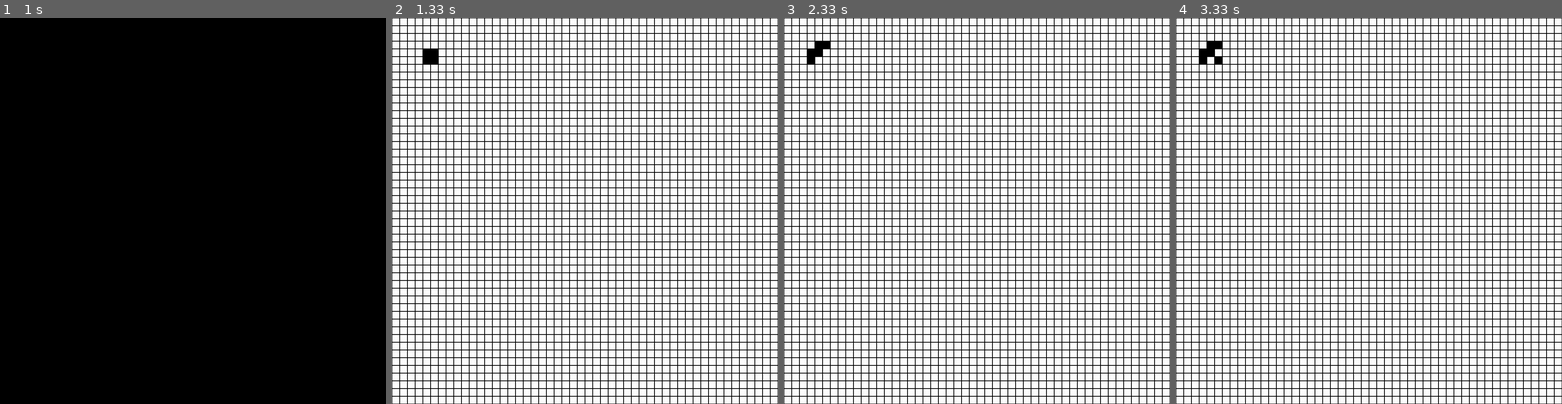
Above: before the commit, frames 1-4 (left to right).
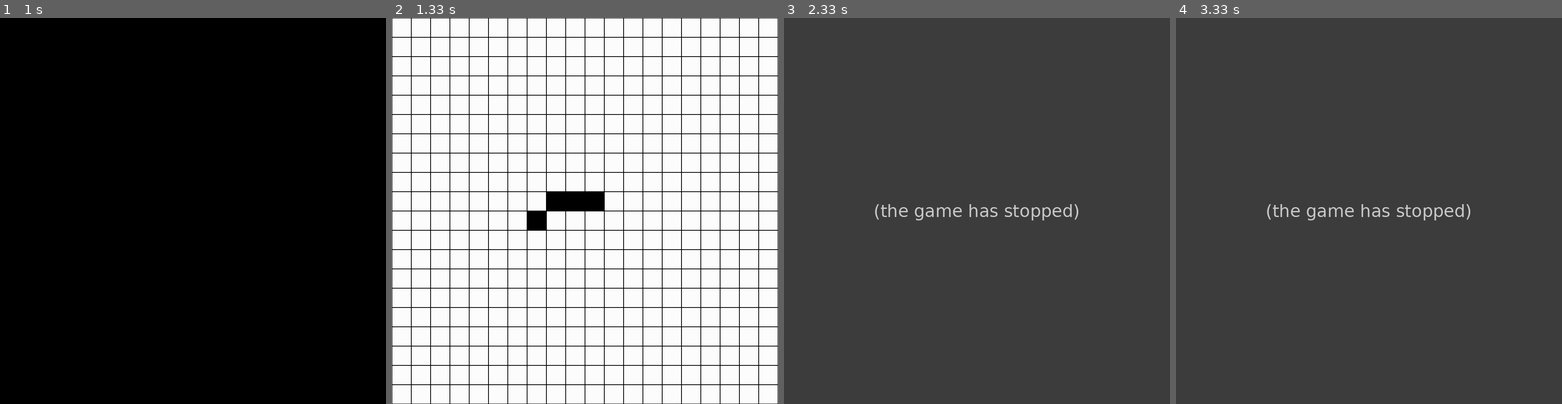
Above: after the commit, the same moments.

Repository: IdhcbIan/Game-Of-Life
Game: pygame game, started from main.py
The game is run twice, just before and just after one commit, with the same random seed, the same clock (stepped at 60 frames per second) and the same inputs.
Inputs:
- Up to frame 1 (1 s): no input
- Up to frame 2 (1.33 s): no input
- Up to frame 3 (2.33 s): no input
- Up to frame 4 (3.33 s): no input

Frame 1 is identical in both runs. In frame 2, 21% of the frame differs, in the area x 0-100%, y 0-100%; in frame 3, 100%; in frame 4, 100%.
Error after the commit: ValueError: list.remove(x): x not in list (main.py line 118); the game stopped at 2 s (later frames are placeholders)

Commit message:
deu errado

Diff:
--- a/main.py
+++ b/main.py
@@ -3,7 +3,7 @@
 
 pygame.init()
 
-blockSize = 20
+blockSize = 50
 
 
 
@@ -27,7 +27,7 @@
 
 pygame.display.set_caption("Conway's Game of Life")
 
-alive = [(5,5), (5,6), (6,5), (6,6)]
+alive = [(9,10), (10,10), (11,10), (8,11)]
 
 vizinhos = []
 
@@ -71,9 +71,9 @@
 
     for i in alive:
             s = str(i).replace('(','').replace(')','').split(', ')
-            [ax, ay] = s
-            x = blockSize*(int(ax)-1)
-            y = blockSize*(int(ay)-1)
+            [dx, dy] = s
+            x = blockSize*(int(dx)-1)
+            y = blockSize*(int(dy)-1)
             pygame.draw.rect(win, (0, 0, 0), (x, y, blockSize, blockSize))
 
 #--------// Rules//------------------------------------------------------------------
@@ -82,19 +82,25 @@
 
 def vis():
   for i in all:
-        s = str(i).replace('(','').replace(')','').split(', ')
-        [fx, fy] = s
+
+        abs = str(i).replace('(','').replace(')','').split(', ')
+        [fx, fy] = abs
         fx = int(fx)
         fy = int(fy)
+
         vizinhos = [(fx-1, fy+1), (fx, fy+1), (fx+1, fy+1), (fx-1, fy), (fx+1, fy), (fx-1, fy-1), (fx, fy-1), (fx+1, fy-1) ]
 
         s = sum(vs in vizinhos for vs in alive)
-        #print(s)
+        if s != 0:
+            print(i, s)
+
+
+
 
         if i in alive:
             if s >= 4:
                 pr_out.append(i)
-            elif s <= 2:
+            elif s < 2:
                 pr_out.append(i)
             elif s == 2 or s == 3:
                 pass
@@ -104,22 +110,26 @@
             else:
                 pass
 
+#>>>>>>>>>>>>>>>>>>>>>>>>>>>>> erroooooo <<<<<<<<<<<<<<<<<<<<<<<<<<<<<<<<<<<<
+
 def compare():
     for i in pr_out:
-        try:
-            alive.remove(i)
-        except ValueError:
-            pass
+        print(i)
+        alive.remove(i)
+        return alive
+
     for i in pr_in:
         if i not in alive:
             alive.append(i)
+            return alive
 
 #--------------------------------------------------------------------------
 
 count()
-#print(all)
+rodada = 1
 
 run = True
+
 
 while run:
     pygame.time.delay(1000)
@@ -130,17 +140,27 @@
     keys = pygame.key.get_pressed()
 
 
+    print(rodada)
+    rodada += 1
+
     win.fill((255, 255, 255))
     drawGrid()
-    draw()
+
 
     s = [ax, ay]
     ax = int(ax)
     ay = int(ay)
-    alive.append((ax-1, ay-1))
+    #alive.append((ax-1, ay-1))
 
+    print(alive)
+    draw()
     vis()
     compare()
+
+
+
+    #print(alive)
+    #draw()
     pygame.display.update()
 
 
--- a/test.py
+++ b/test.py
@@ -1,11 +1,10 @@
-"""
+
 A = [(5,5), (5,1)]
-B = [(5,5), (3,3), (5,1)]
+B = [(5,5), (3,3), (5,1), (5,4)]
 
-s = sum(x in A for x in B)
+s = sum(x in B for x in A)
 print(s)
 
-"""
 """
 w = 0
 h = 0
@@ -45,7 +44,7 @@
     s = sum(x in visinhos for x in alive)
     print(s)
 """
-
+"""
 
 test_list = [1, 3, 4, 6, 7]
 
@@ -59,3 +58,4 @@
         pass
 
 print(test_list)
+"""
Binary file added: main.png
Not shown, changed: rules
